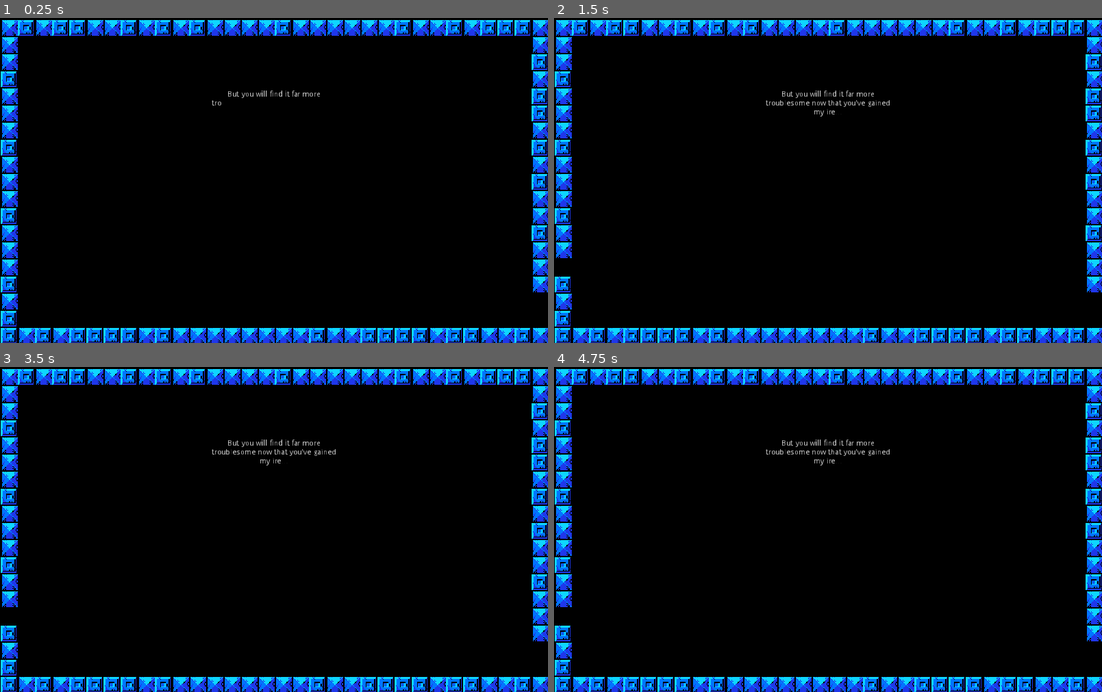
Above: before the commit, frames 1-4 (two rows, left to right).
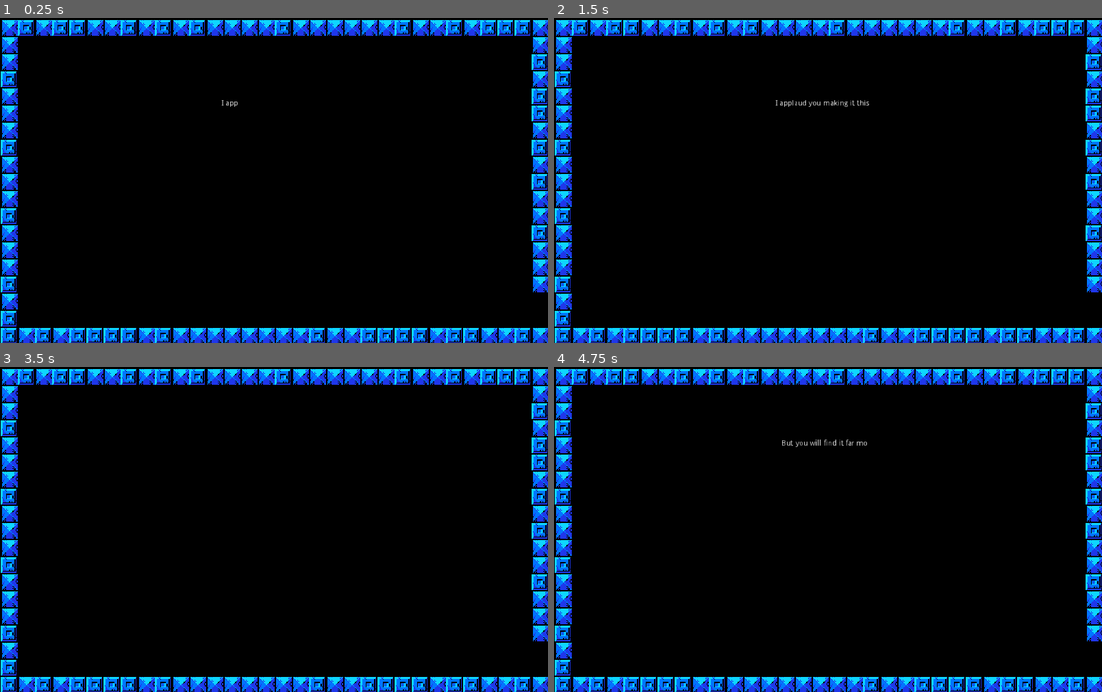
Above: after the commit, the same moments.

Repository: RogerRandomDev/metroid_game
Game: Godot game, scene res://scenes/map/map_5.tscn
Same seed, same stepped clock (60 frames per second), same inputs: the game is played once before the commit and once after it. This scene is started directly instead of the project's main scene.
Inputs (mouse positions are in pixels of both pictures, inside the frame that each line leads up to):
- Up to frame 1 (0.25 s): no input
- Up to frame 2 (1.5 s): tap Enter at 0.5 s; move the mouse to (948, 164) at 0.52 s; press the mouse at (948, 164) at 0.53 s; hold D (right) from 0.53 s (still down); tap W (jump) at 0.77 s; tap Space at 1.25 s; move the mouse to (718, 196) at 1.27 s; release the mouse at (718, 196) at 1.28 s; click (718, 196) at 1.35 s
- Up to frame 3 (3.5 s): tap W (jump) at 1.52, 3.02 s; tap Enter at 2 s; move the mouse to (328, 458) at 2.02 s; release D (right) at 2.03 s; press the mouse at (328, 458) at 2.03 s; hold A (left) 2.03-2.78 s; tap Space at 2.75 s; move the mouse to (246, 594) at 2.77 s; release the mouse at (246, 594) at 2.78 s; hold D (right) from 2.78 s (still down); click (246, 594) at 2.85 s
- Up to frame 4 (4.75 s): tap Enter at 3.5 s; move the mouse to (992, 578) at 3.52 s; press the mouse at (992, 578) at 3.53 s; tap W (jump) at 3.77, 4.52 s; tap Space at 4.25 s; move the mouse to (663, 480) at 4.27 s; release D (right) at 4.28 s; release the mouse at (663, 480) at 4.28 s; hold A (left) from 4.28 s (still down); click (663, 480) at 4.35 s

The runs differ from the first frame. In frame 1, 0.2% of the frame differs, in the area x 38-59%, y 22-28%; in frame 2, 0.5%, in the area x 0-62%, y 22-80%; in frame 3, 0.4%; in frame 4, 0.3%.
Error before the commit: Invalid call. Nonexistent function 'update_current_texture' in base 'Viewport'. (res://scripts/placeholder.gd:10)

Commit message:
finished minimap and transitions

Diff:
--- a/metroid/scenes/map/map_5.tscn
+++ b/metroid/scenes/map/map_5.tscn
@@ -89,5 +89,4 @@
 
 [node name="AnimationPlayer" type="AnimationPlayer" parent="Entities/placeholder" index="1"]
 root_node = NodePath("../../..")
-playback_speed = 20.0
 anims/first_enter = SubResource( 1 )
